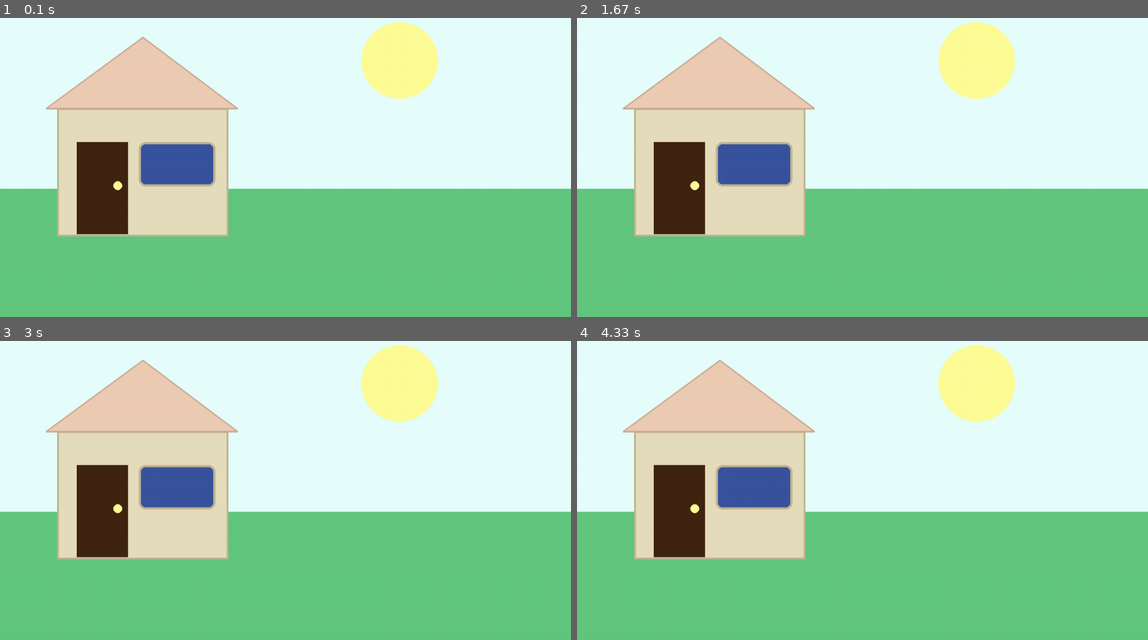
Above: before the commit, frames 1-4 (two rows, left to right).
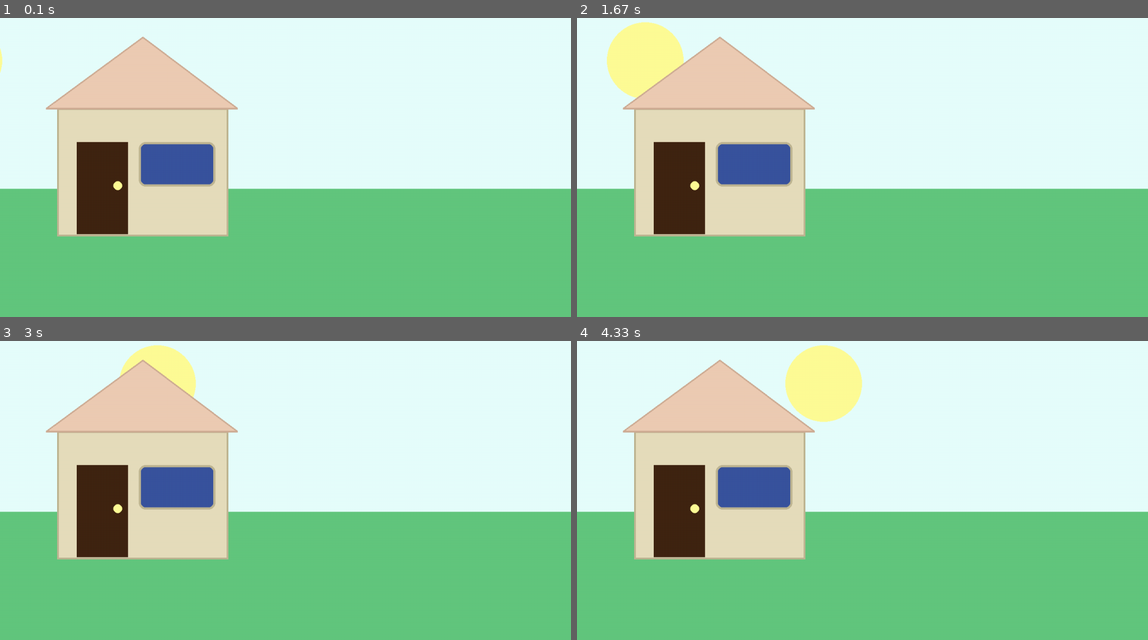
Above: after the commit, the same moments.

Repository: 100ballovby/tuesday_start_5PM_2122
Game: pygame game, started from 16_lesson_1801/01_house.py
The game is run twice, just before and just after one commit, with the same random seed, the same clock (stepped at 60 frames per second) and the same inputs.
Inputs:
- Up to frame 1 (0.1 s): no input
- Up to frame 2 (1.67 s): no input
- Up to frame 3 (3 s): no input
- Up to frame 4 (4.33 s): no input

The runs differ from the first frame. In frame 1, 2.7% of the frame differs, in the area x 0-77%, y 1-28%; in frame 2, 5.1%; in frame 3, 3.7%; in frame 4, 5.4%, in the area x 36-77%, y 1-28%.

Commit message:
Adding house drawing 🏠

Diff:
--- a/16_lesson_1801/01_house.py
+++ b/16_lesson_1801/01_house.py
@@ -5,6 +5,10 @@
 HEIGHT = 720
 FPS = 30
 LINE = WIDTH / 256
+
+R = HEIGHT * 0.12
+SUN_X = 0 - R
+SUN_Y = HEIGHT * 0.2
 
 colors = {
     'green': (99, 199, 126),
@@ -22,9 +26,6 @@
 s = pg.display.set_mode((WIDTH, HEIGHT))
 clock = pg.time.Clock()
 
-rect(s, colors['blue'], [0, 0, WIDTH, HEIGHT * 0.6])
-rect(s, colors['green'], [0, HEIGHT * 0.6, WIDTH, HEIGHT * 0.4])
-
 pg.display.update()
 finished = False
 while not finished:
@@ -32,6 +33,10 @@
     for event in pg.event.get():
         if event.type == pg.QUIT:
             finished = True
+
+    rect(s, colors['blue'], [0, 0, WIDTH, HEIGHT * 0.6])
+    rect(s, colors['green'], [0, HEIGHT * 0.6, WIDTH, HEIGHT * 0.4])
+
     # нарисую домик
     house_x = WIDTH * 0.1
     house_y = HEIGHT * 0.35
@@ -40,6 +45,9 @@
 
     rect(s, colors['brick'], [house_x, house_y, house_width, house_height])
     rect(s, colors['dark_brick'], [house_x, house_y, house_width, house_height], 4)
+
+    # солнце
+    circle(s, colors['yellow'], [SUN_X, SUN_Y], R)
 
     # нариcую крышу
     polygon(s, colors['terr'], [
@@ -65,7 +73,9 @@
     rect(s, colors['dark_brick'], [door_x + (door_x * 0.8), door_y,
                              house_width * 0.45, house_height * 0.35], 5, border_radius=15)
 
-    # солнце
-    circle(s, colors['yellow'], [WIDTH * 0.7, HEIGHT * 0.2], HEIGHT * 0.12)
+    pg.display.update()
 
-    pg.display.update()
+    if SUN_X > WIDTH + R:  # если солнце зашло за пределы правой границы экрана
+        SUN_X = 0 - R  # вернуть его налево
+    else:  # иначе
+        SUN_X += 5  # сдвигать направо
